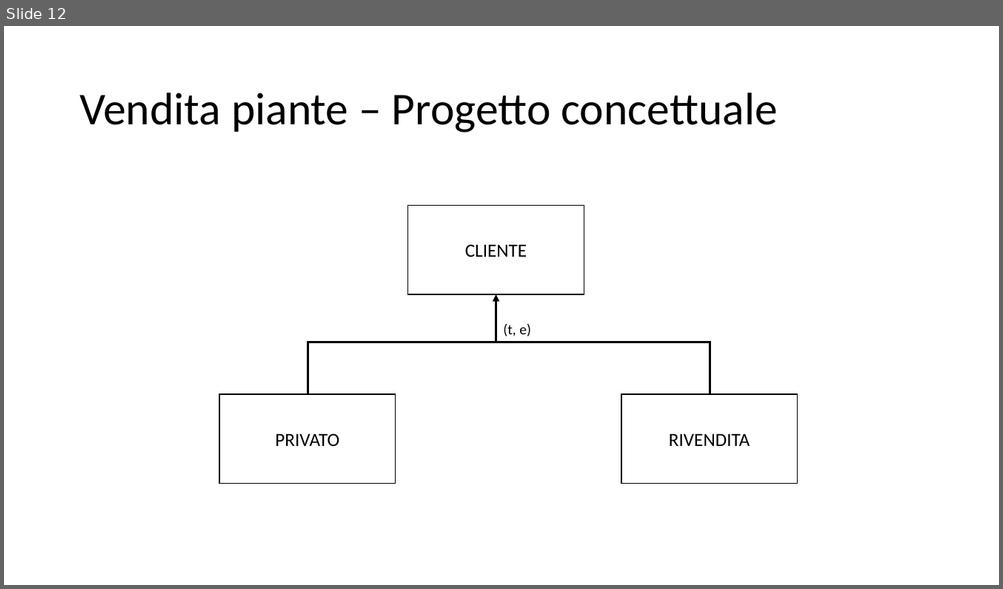
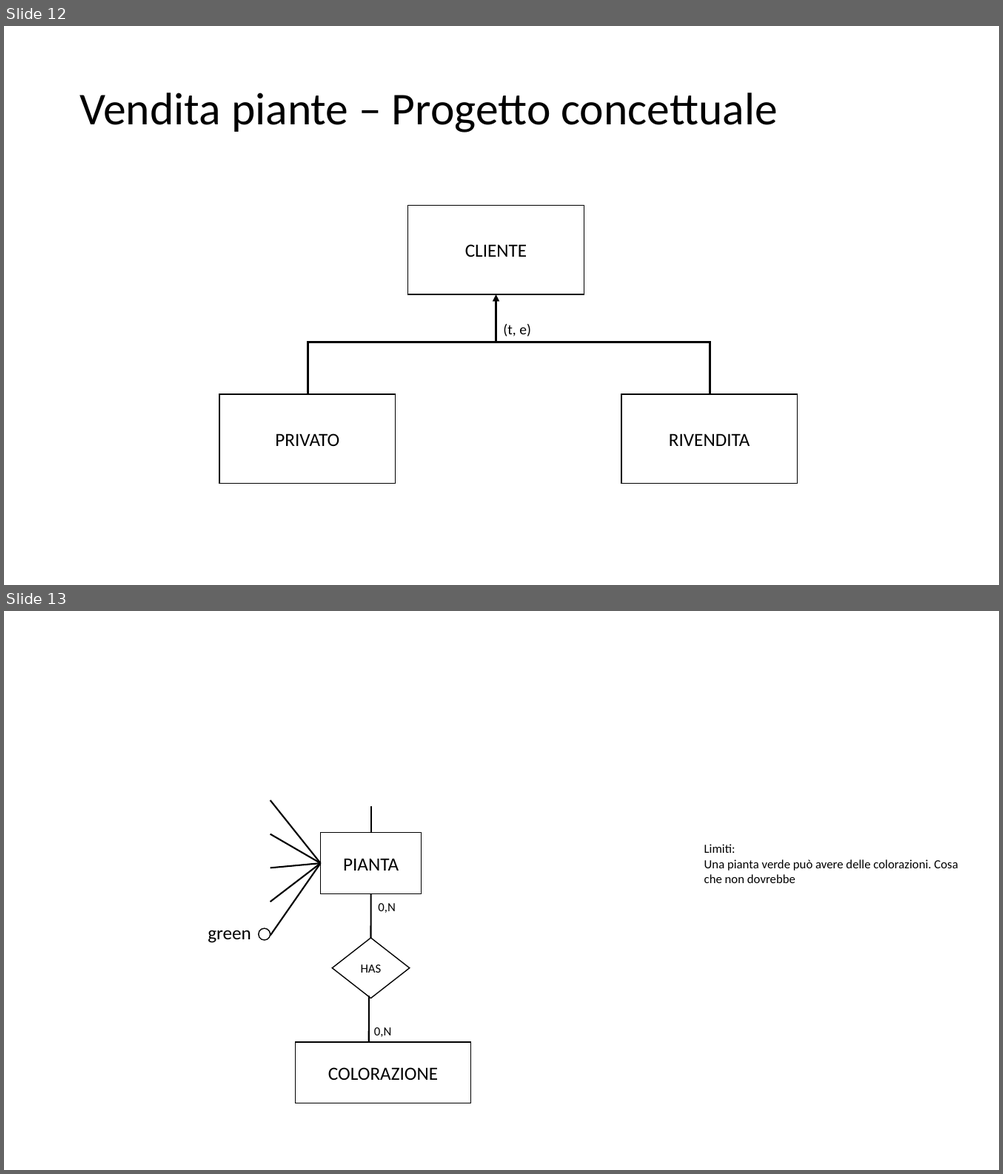
Before and after one commit to davidemaggiulli/agritech_repo3, a slide deck: DBMS – Esercizi.pptx. Shown one above the other, each under a label of ours: slide 12 before the commit, slides 12 and 13 after it. The pictures are 1003x589 and 1003x1174 pixels, drawn with LibreOffice and Linux fonts; fonts in the diff are those of the drawing. Boxes give left, top, right and bottom in pixels: in the first picture for what was removed or moved away, otherwise in the second. Text is boxed around its words. In the diff, an @@ line names an element or a change of style, - is before the commit and + after.

```diff
--- a/DBMS – Esercizi.pptx
+++ b/DBMS – Esercizi.pptx
@@ slide 13 added at <box>4,611,999,1170</box>, background #FFFFFF @@
@@ line added from (270, 800) to (320, 863), #000000 1.5 pt @@
@@ line added from (371, 832) to (371, 806), #000000 1.5 pt @@
@@ rectangle added at <box>320,832,421,894</box>, fill #FFFFFF, outline #000000 1 pt, 18 pt, text #000000 @@
+PIANTA
@@ line added from (270, 834) to (320, 863), #000000 1.5 pt @@
@@ text added at <box>704,844,957,883</box>, 12 pt, text #000000 @@
+Limiti:
+Una pianta verde può avere delle colorazioni. Cosa che non dovrebbe
@@ line added from (270, 869) to (320, 863), #000000 1.5 pt @@
@@ line added from (270, 902) to (320, 863), #000000 1.5 pt @@
@@ line added from (270, 936) to (320, 863), #000000 1.5 pt @@
@@ line added from (371, 941) to (371, 894), #000000 1.5 pt @@
@@ text added at <box>378,903,395,913</box>, 12 pt, text #000000 @@
+0,N
@@ text added at <box>208,930,251,943</box>, 18 pt, text #000000 @@
+green
@@ ellipse added at <box>259,929,270,941</box>, fill #FFFFFF, outline #000000 1 pt @@
@@ diamond added at <box>333,938,410,998</box>, fill #FFFFFF, outline #000000 1 pt, 12 pt, text #000000 @@
+HAS
@@ line added from (369, 1042) to (369, 996), #000000 1.5 pt @@
@@ text added at <box>374,1028,392,1037</box>, 12 pt, text #000000 @@
+0,N
@@ rectangle added at <box>296,1042,471,1103</box>, fill #FFFFFF, outline #000000 1 pt, 18 pt, text #000000 @@
+COLORAZIONE
```
Also in this commit, not shown: 1 other slide added.
